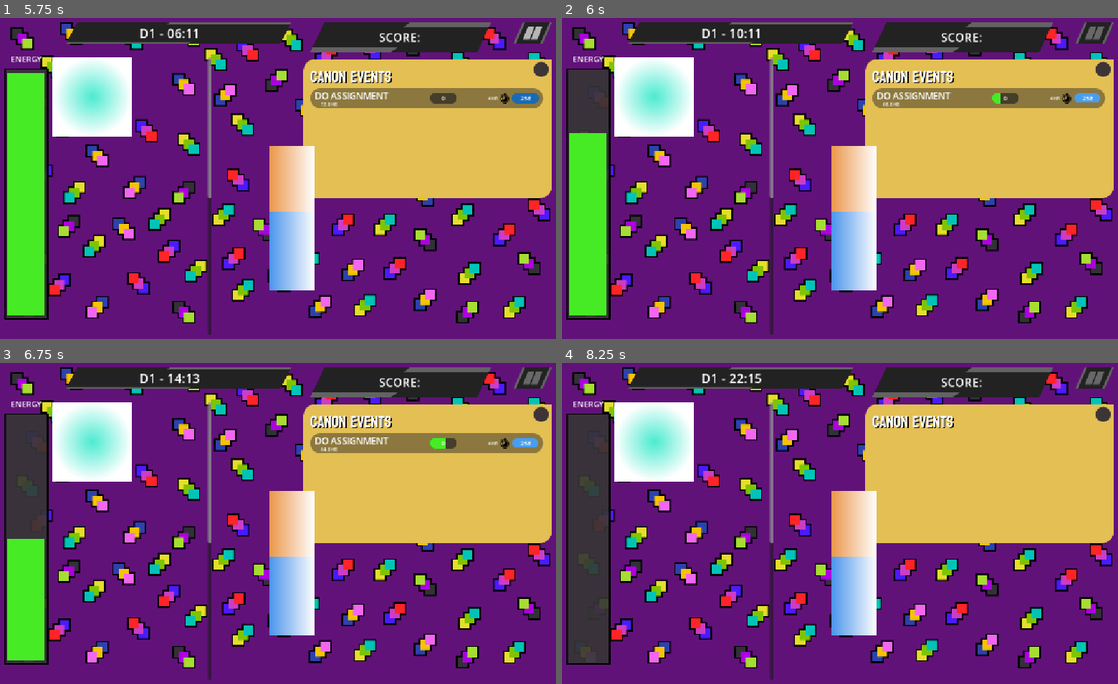
Above: before the commit, frames 1-4 (two rows, left to right).
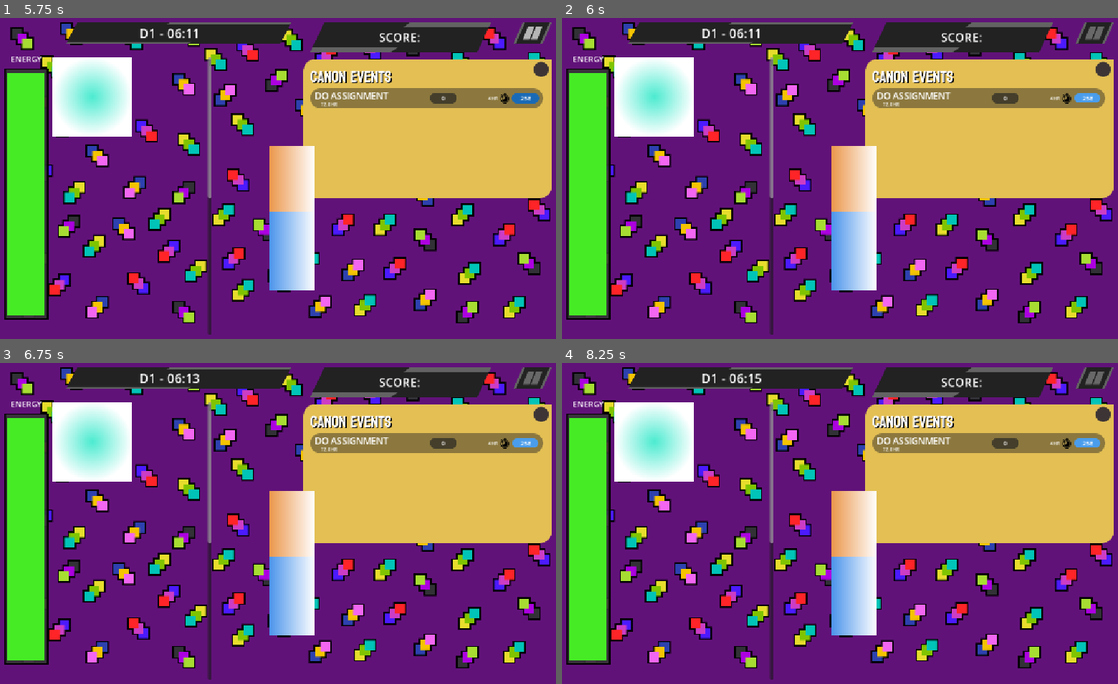
Above: after the commit, the same moments.

Repository: shi-reker/ScrollMaxxer
Game: Godot game, scene res://Scenes/main.tscn
The game is run twice, just before and just after one commit, with the same random seed, the same clock (stepped at 60 frames per second) and the same inputs. The engine's default icon, where the game draws it, is replaced by a stand-in: a white triangle on a blue panel in a dark square.
Inputs (mouse positions are in pixels of both pictures, inside the frame that each line leads up to):
- Up to frame 1 (5.75 s): click (278, 146) at 0.5 s; click (278, 210) at 1.25 s; click (278, 146) at 2 s; click (278, 210) at 2.75 s; click (278, 146) at 3.5 s; click (278, 210) at 4.25 s; click (533, 34) at 5 s
- Up to frame 2 (6 s): click "25e" at 5.75 s
- Up to frame 3 (6.75 s): click "25e" at 6.5 s
- Up to frame 4 (8.25 s): click "25e" at 7.25 s; tap Enter at 8 s

Frame 1 is identical in both runs. In frame 2, 1.3% of the frame differs, in the area x 1-79%, y 3-36%; in frame 3, 2.7%; in frame 4, 7.7%, in the area x 1-98%, y 3-93%.
Error in both runs: Invalid access to property or key '2' on a base object of type 'Dictionary'. (res://scripts/memes/meme_manager.gd:21)

Commit message:
small changes

Diff:
--- a/resources/tasks/assignment/GroupP1_res.tres
+++ b/resources/tasks/assignment/GroupP1_res.tres
@@ -8,5 +8,5 @@
 Len = 60.0
 Due = 480.0
 tag = 2
-availability = 5
+availability = 2
 metadata/_custom_type_script = "uid://beqmt15xrtaio"
--- a/resources/tasks/assignment/GroupP2_res.tres
+++ b/resources/tasks/assignment/GroupP2_res.tres
@@ -9,5 +9,5 @@
 Due = 1440.0
 cat = 1
 tag = 2
-availability = 5
+availability = 1
 metadata/_custom_type_script = "uid://beqmt15xrtaio"
--- a/scripts/tasks/task_spawner.gd
+++ b/scripts/tasks/task_spawner.gd
@@ -31,14 +31,14 @@
 
 var tasksByTime:Dictionary[Task_base.GenTime, Array] = {
 	Task_base.GenTime.ANY: [
-		"res://resources/tasks/assignment/GroupP1_res.tres", "res://resources/tasks/chore/Cleanup_res.tres",
+		"res://resources/tasks/chore/Cleanup_res.tres",
 		"res://resources/tasks/chore/Dishes_res.tres"
 	],
 	Task_base.GenTime.MORNING: [
-
+		"res://resources/tasks/assignment/GroupP2_res.tres"
 	],
 	Task_base.GenTime.NOON: [
-		"res://resources/tasks/rest/Nap_res.tres"
+		"res://resources/tasks/rest/Nap_res.tres", "res://resources/tasks/assignment/GroupP1_res.tres"
 	],
 	Task_base.GenTime.EVENING: [
 
@@ -47,11 +47,11 @@
 
 	],
 	Task_base.GenTime.M_NO: [
-		"res://resources/tasks/random event/Funeral_res.tres", "res://resources/tasks/assignment/GroupP4_res.tres",
-		"res://resources/tasks/assignment/GroupP3_res.tres", "res://resources/tasks/routine/Gotoclass_res.tres"
+		"res://resources/tasks/random event/Funeral_res.tres", "res://resources/tasks/assignment/GroupP3_res.tres",
+		"res://resources/tasks/routine/Gotoclass_res.tres"
 	],
 	Task_base.GenTime.NO_E: [
-		"res://resources/tasks/random event/FriendInv1_res.tres", "res://resources/tasks/assignment/GroupP2_res.tres"
+		"res://resources/tasks/random event/FriendInv1_res.tres"
 	],
 	Task_base.GenTime.E_NI: [
 		"res://resources/tasks/rest/Sleep_res.tres"
--- a/scripts/tasks/tasks.gd
+++ b/scripts/tasks/tasks.gd
@@ -14,6 +14,7 @@
 var energy:int
 var time:int
 var startTime:int
+var startDay:int
 
 signal req_resources()
 signal on_do_task(tc:int, ec:int)
@@ -24,9 +25,10 @@
 	else:
 		taskDue.text = "%.1f HR" % (due/60)
 
-func GetResources(t:int, e:int):
+func GetResources(t:int, e:int, d:int):
 	time = t
 	energy = e
+	startDay = d
 
 func Setup(task:String):
 	taskDetails = load(task)
@@ -52,9 +54,9 @@
 	taskPNum.text = "0"
 	req_resources.emit()
 	startTime = time
-	print_debug(startTime)
-	print_debug(taskDetails.Due)
-	print_debug((startTime+taskDetails.Due)/60)
+	#print_debug(startTime)
+	#print_debug(taskDetails.Due)
+	#print_debug((startTime+taskDetails.Due)/60)
 
 func ResolveTaskShort():
 	if energy < 5:
@@ -130,9 +132,11 @@
 		queue_free()
 
 func DueTimerTick(hr:int):
+	#if taskDetails.Due > 1440:
 
 	if startTime + taskDetails.Due <= hr:
 		print_debug(taskDetails.Title+": "+str(startTime)+", "+ str(taskDetails.Due) +", "+ str(hr))
 		queue_free()
 	else:
+
 		printDue(((taskDetails.Due + startTime) - hr))
